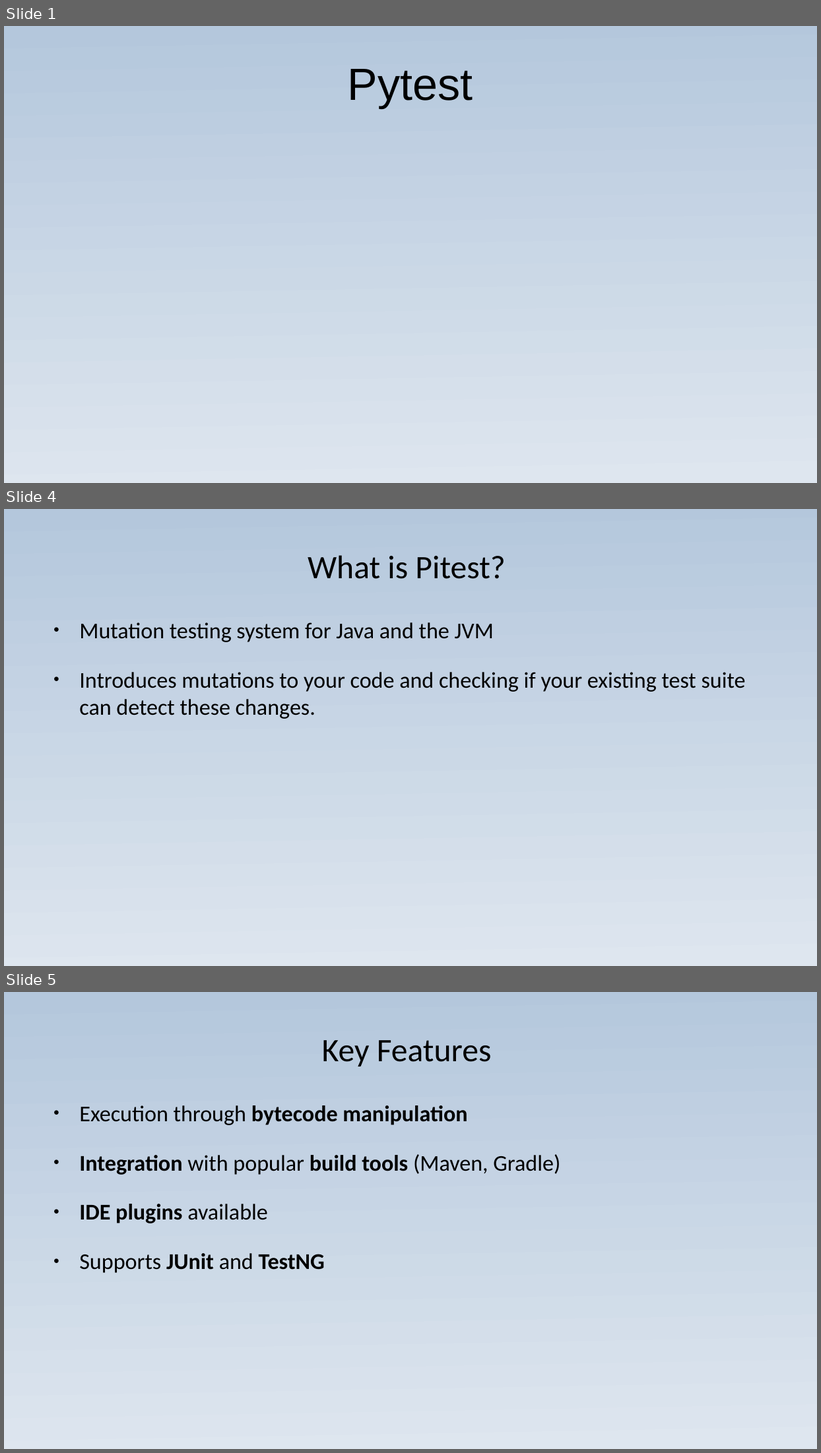
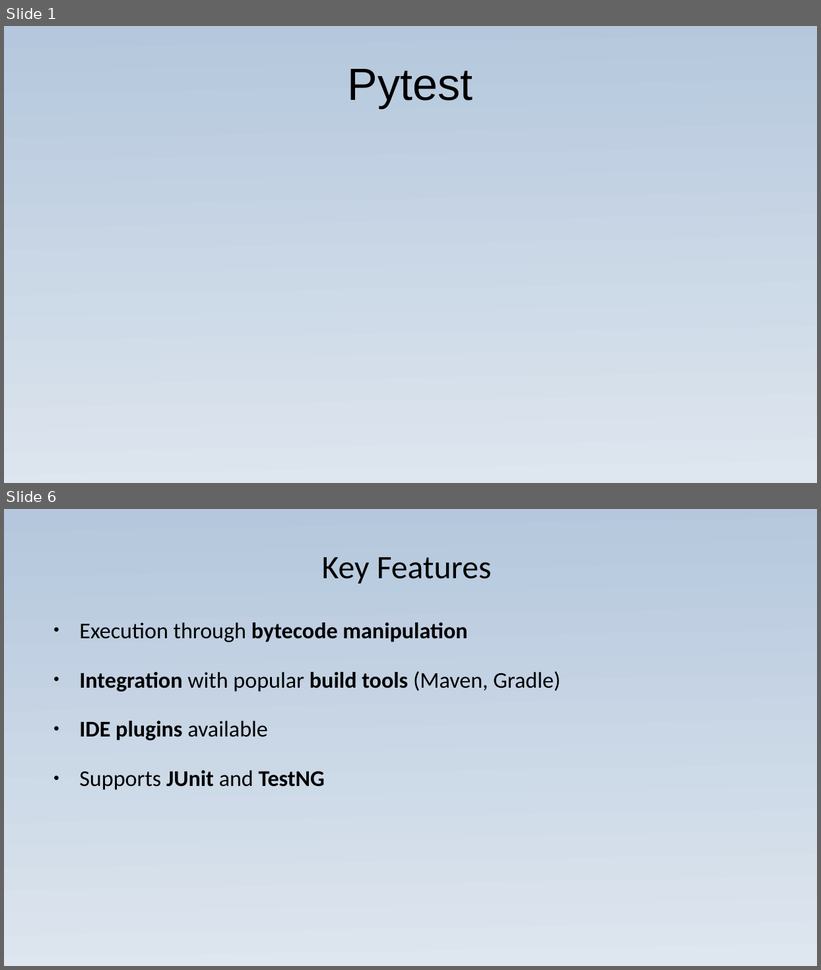
Before and after one commit to JoaoGuilhermedeSa/pitest, a slide deck: Presentation_exibition.ppsx. Shown one above the other, each under a label of ours: slides 1, 4 and 5 before the commit, slides 1 and 6 after it; the slides between them are not shown. The pictures are 821x1453 and 821x970 pixels, drawn with LibreOffice and Linux fonts; fonts in the diff are those of the drawing; background and template pictures are left out. Boxes give left, top, right and bottom in pixels: in the first picture for what was removed or moved away, otherwise in the second. Text is boxed around its words. In the diff, an @@ line names an element or a change of style, - is before the commit and + after.

```diff
--- a/Presentation_exibition.ppsx
+++ b/Presentation_exibition.ppsx
@@ slide 4 removed at (x1=4, y1=509, x2=817, y2=966), background gradient #B4C7DC to #DEE6EF @@
@@ title removed at (x1=308, y1=555, x2=505, y2=579) @@
-What is Pitest?
@@ text removed at (x1=79, y1=623, x2=746, y2=719) @@
-● Mutation testing system for Java and the JVM
-● Introduces mutations to your code and checking if your existing test suite can detect these changes.
@@ what was slide 5 is now slide 6 @@
```
Also in this commit, not shown: 6 slides changed, 1 slide added, 1 other slide removed, 8 other files.
